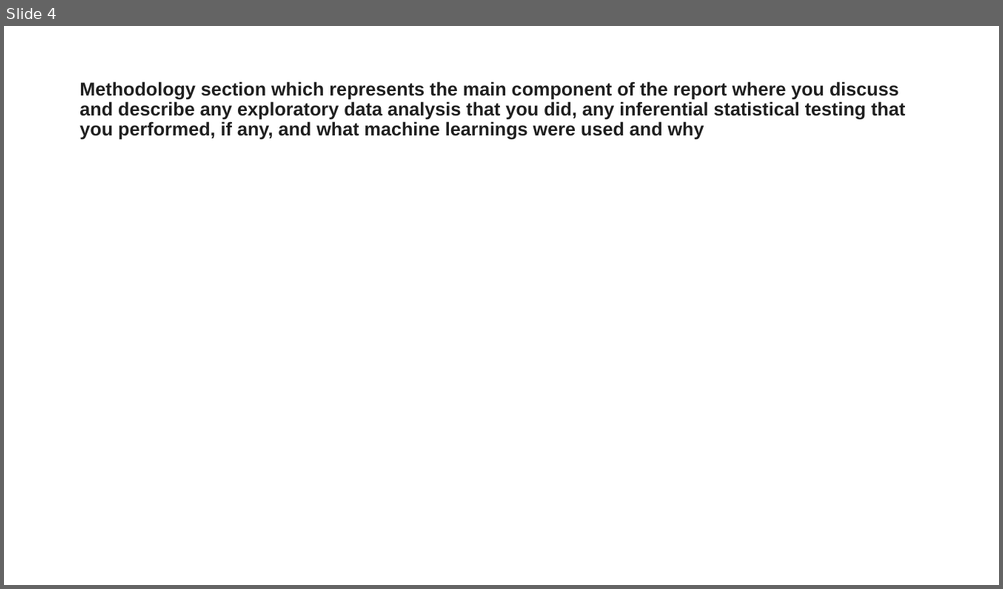
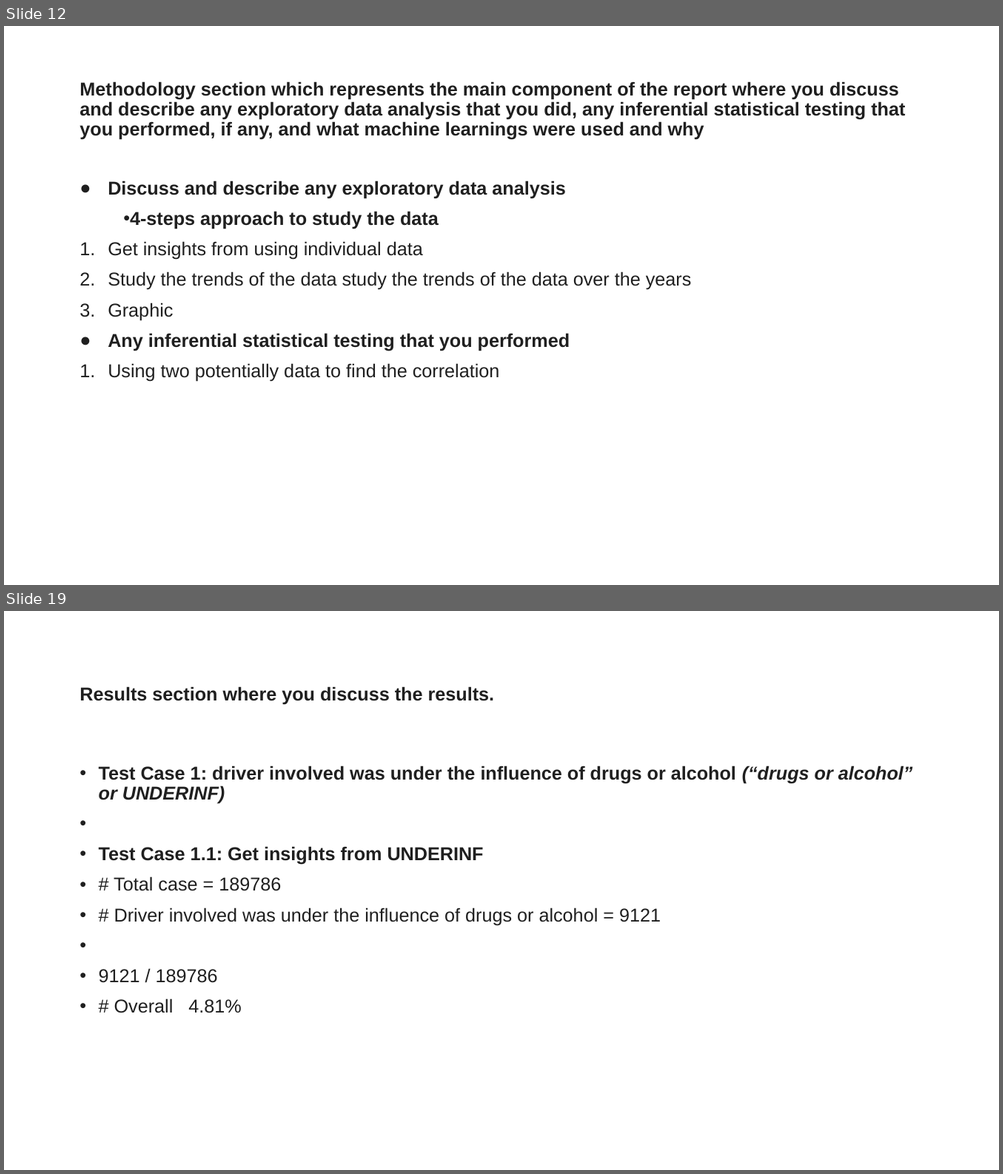
Before and after one commit to on99689nnnnn/Coursera_Capstone, a slide deck: Presentation - Coursera_Capstone.pptx. Shown one above the other, each under a label of ours: slide 4 before the commit, slides 12 and 19 after it; the slides between them are not shown. The pictures are 1003x589 and 1003x1174 pixels, drawn with LibreOffice and Linux fonts; fonts in the diff are those of the drawing. Boxes give left, top, right and bottom in pixels: in the first picture for what was removed or moved away, otherwise in the second. Text is boxed around its words. In the diff, an @@ line names an element or a change of style, - is before the commit and + after.

```diff
--- a/Presentation - Coursera_Capstone.pptx
+++ b/Presentation - Coursera_Capstone.pptx
@@ slide 19 added at (x1=4, y1=611, x2=999, y2=1170), background #FFFFFF @@
@@ title added at (x1=79, y1=686, x2=495, y2=705), 18 pt, text #1F1F1F, bold @@
+Results section where you discuss the results.
@@ text added at (x1=99, y1=766, x2=913, y2=1014), 18 pt, text #1F1F1F, bold @@
+• Test Case 1: driver involved was under the influence of drugs or alcohol (“drugs or alcohol” or UNDERINF)
+• Test Case 1.1: Get insights from UNDERINF
+• # Total case = 189786
+• # Driver involved was under the influence of drugs or alcohol = 9121
+• 9121 / 189786
+• # Overall 4.81%
@@ what was slide 4 is now slide 12 @@
@@ slide 12 changed as well @@
@@ text added at (x1=108, y1=181, x2=691, y2=382), 18 pt, text #1F1F1F @@
+● Discuss and describe any exploratory data analysis
+• 4-steps approach to study the data
+1. Get insights from using individual data
+2. Study the trends of the data study the trends of the data over the years
+3. Graphic
+● Any inferential statistical testing that you performed
+1. Using two potentially data to find the correlation
```
Also in this commit, not shown: 6 other slides changed, 33 other slides added, 6 other files.
